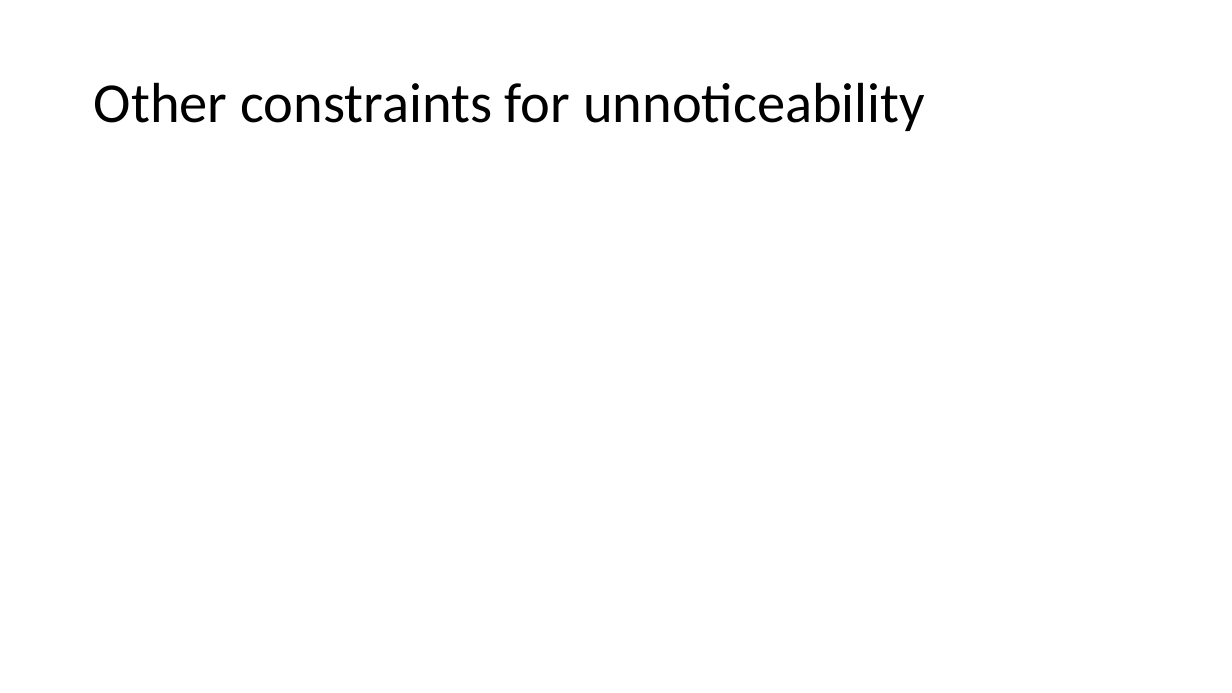
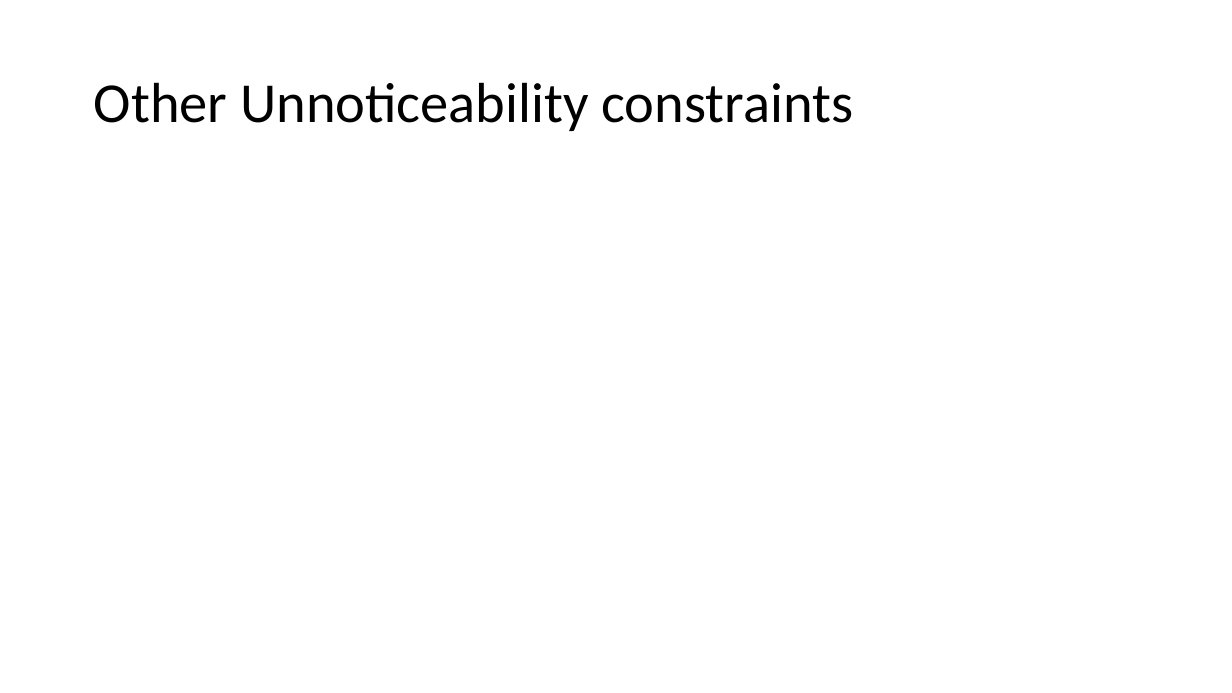
Before and after one commit to aisecure/aisecure.github.io, a slide deck: slide 21 of TEACHING/files/2019/1029/CS598AML_AmishGoel.pptx (slide 18 before the commit). Drawn at 1232x693 pixels with LibreOffice and Linux fonts; fonts in the diff are those of the drawing; grey boxes stand for pictures. Boxes give left, top, right and bottom in pixels: in the first picture for what was removed or moved away, otherwise in the second. Text is boxed around its words. In the diff, an @@ line names an element or a change of style, - is before the commit and + after.

```diff
--- a/TEACHING/files/2019/1029/CS598AML_AmishGoel.pptx
+++ b/TEACHING/files/2019/1029/CS598AML_AmishGoel.pptx
@@ title at (x1=94, y1=82, x2=854, y2=131): text changed @@
-Other constraints for unnoticeability
+Other Unnoticeability constraints
```
Also in this commit, not shown: 4 other slides changed, 4 slides added, 1 slide removed.
